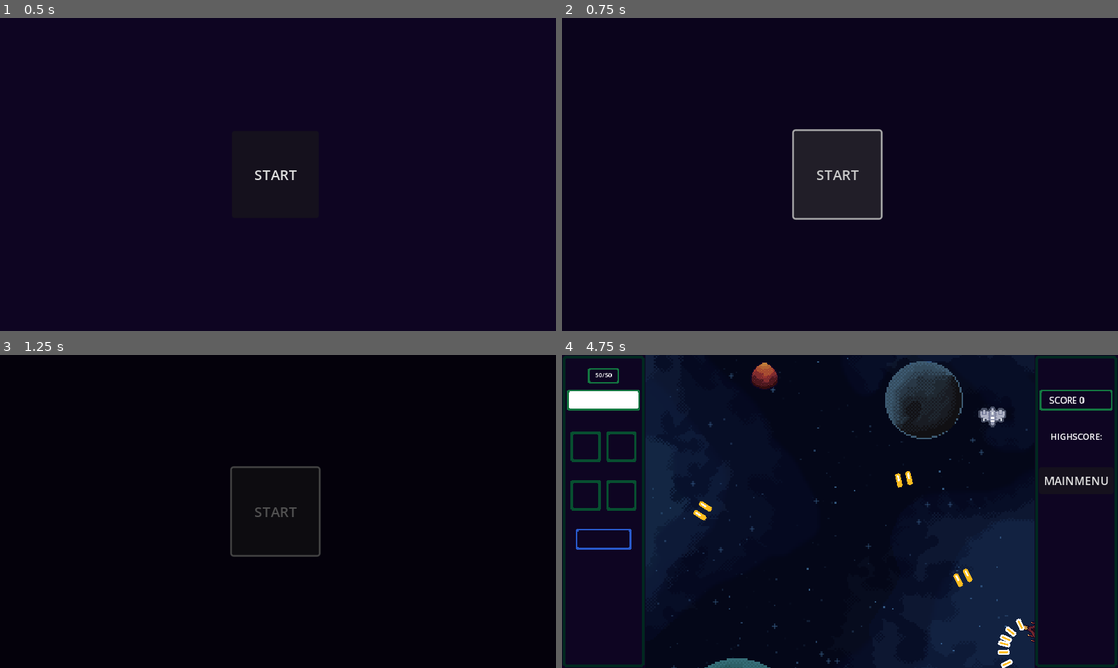
Above: before the commit, frames 1-4 (two rows, left to right).
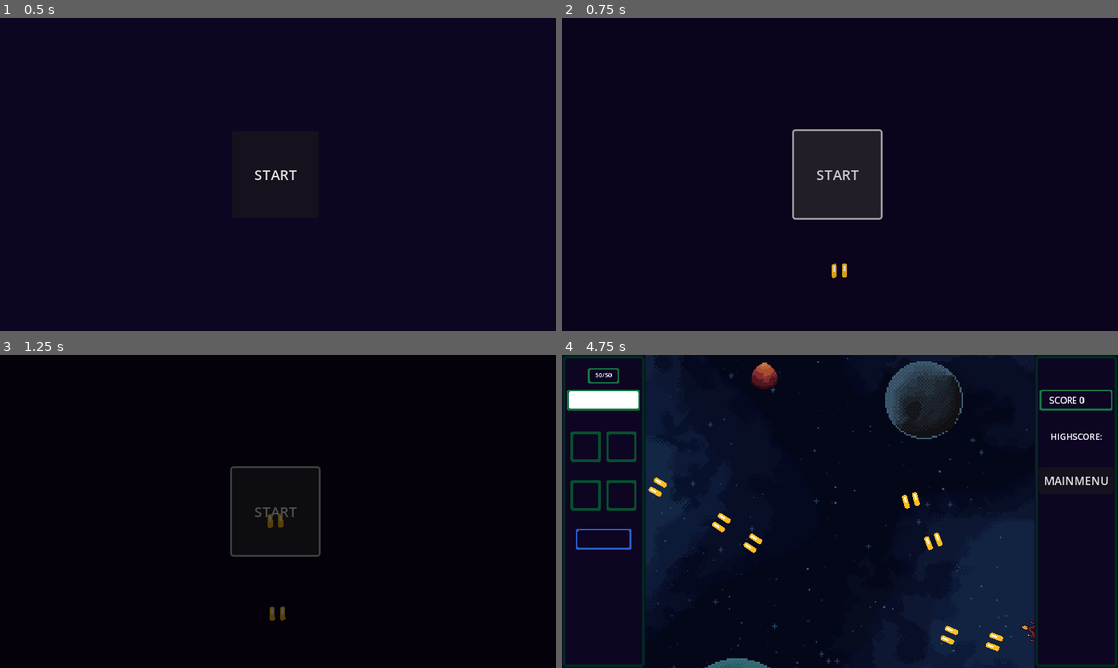
Above: after the commit, the same moments.

Repository: Deathofmatrix/23T3_GPG213_SHMUP
Game: Godot game, scene res://managers/scene_switcher.tscn
Two runs of this game, one before a commit and one after it. Both use one fixed random seed, a clock stepped at 60 frames per second and the inputs below. The engine's default icon, where the game draws it, is replaced by a stand-in: a white triangle on a blue panel in a dark square.
Inputs (mouse positions are in pixels of both pictures, inside the frame that each line leads up to):
- Up to frame 1 (0.5 s): no input
- Up to frame 2 (0.75 s): click "START" at 0.5 s
- Up to frame 3 (1.25 s): no input
- Up to frame 4 (4.75 s): click "START" at 1.25 s; move the mouse to (962, 495) at 2.02 s; press the mouse at (962, 495) at 2.03 s; hold D (right) 2.03-2.78 s; right-click (962, 495) at 2.3 s; move the mouse to (728, 527) at 2.77 s; release the mouse at (728, 527) at 2.78 s; hold S (down) 2.78-3.53 s; right-click (728, 527) at 2.85 s; click (728, 527) at 3.05 s; move the mouse to (895, 442) at 3.52 s; press the mouse at (895, 442) at 3.53 s; hold D (right) 3.53-4.28 s; right-click (895, 442) at 3.8 s; move the mouse to (812, 574) at 4.27 s; release the mouse at (812, 574) at 4.28 s; hold W (up) from 4.28 s (still down); right-click (812, 574) at 4.35 s; click (812, 574) at 4.55 s

Frame 1 is identical in both runs. In frame 2, less than 0.1% of the frame differs, in the area x 48-52%, y 78-84%; in frame 3, 0.2%; in frame 4, 1.2%, in the area x 15-84%, y 16-100%.

Commit message:
added and fixed scaling

Diff:
--- a/autoloads/event_manager.gd
+++ b/autoloads/event_manager.gd
@@ -1,4 +1,11 @@
 extends Node
+
+var difficulty_level: int = 1
 
 signal enemy_destroyed(global_position: Vector2, points: int)
 signal player_leveled_up()
+signal difficulty_level_changed(level: int)
+
+func increase_difficulty():
+	difficulty_level += 1
+	difficulty_level_changed.emit(difficulty_level)
--- a/enemies/enemy_spawner.gd
+++ b/enemies/enemy_spawner.gd
@@ -2,12 +2,10 @@
 
 signal enemy_killed
 
-@export var chance_to_spawn_enemy = 0.9
-@export var chance_to_spawn_2_enemy = 0.3
+@export var max_enemy_spawns = 1
 
 var enemy_scenes: Array = [
-	preload("res://enemies/follow_enemy.tscn")
-	]
+	preload("res://enemies/follow_enemy.tscn")]
 
 var min_x_spawn: float
 var max_x_spawn: float
@@ -16,26 +14,41 @@
 @onready var marker_max_x_spawn = $Markers/MarkerMaxXSpawn
 
 func _ready():
+	EventManager.connect("difficulty_level_changed", update_difficulty)
 	min_x_spawn = marker_min_x_spawn.position.x
 	max_x_spawn = marker_max_x_spawn.position.x
 
-func _process(_delta):
-	if round(Time.get_ticks_msec()/1000) > 120:
-		$CreationTimer.wait_time = 0.5
-	elif Time.get_ticks_msec()/1000 > 60:
-		$CreationTimer.wait_time = 1
+
+func create_enemy(enemy_index: int, _max_enemy_spawns: int):
+	for x in randi_range(0, _max_enemy_spawns):
+		var selected_position = Vector2(randf_range(min_x_spawn, max_x_spawn), 0)
+		var enemy = enemy_scenes[enemy_index].instantiate() as Enemy
+		enemy.position = selected_position
+		add_child(enemy)
 
 
-func create_enemy(enemy_index: int):
-	var selected_position = Vector2(randf_range(min_x_spawn, max_x_spawn), 0)
-	var enemy = enemy_scenes[enemy_index].instantiate() as Enemy
-	enemy.position = selected_position
-	add_child(enemy)
-
+func update_difficulty(difficulty_level: int):
+	print("difficulty level: " + str(difficulty_level))
+	match difficulty_level:
+		2:
+			max_enemy_spawns = 2
+		3:
+			max_enemy_spawns = 3
+		4:
+			max_enemy_spawns = 5
+		5:
+			max_enemy_spawns = 8
+		6:
+			pass
+		7:
+			pass
+		8:
+			pass
+		9:
+			pass
+		10:
+			pass
 
 
 func _on_creation_timer_timeout():
-	if randf_range(0,1) <= chance_to_spawn_enemy:
-		create_enemy(0)
-		if randf_range(0,1) <= chance_to_spawn_2_enemy:
-			create_enemy(0)
+	create_enemy(0, max_enemy_spawns)
--- a/enemies/follow_enemy.gd
+++ b/enemies/follow_enemy.gd
@@ -1,16 +1,20 @@
 class_name FollowEnemy
 extends Enemy
+
+var direction = Vector2(0,1)
 
 @export var movement_speed: int = 50
 @export var points = 100
 
 func _process(_delta):
-	var direction = Vector2(0,1)
-	direction.x = global_position.direction_to(GlobalPlayerInfo.player_position).x * 2
+	direction.x = global_position.direction_to(GlobalPlayerInfo.player_position).x * 1.5
+
+func _physics_process(_delta):
 	velocity = direction * movement_speed
 	move_and_slide()
 
-#
+
+
 func _on_health_system_killed():
 #	print(name + "killed")
 	EventManager.emit_signal("enemy_destroyed", global_position, points)
--- a/enemies/follow_enemy.tscn
+++ b/enemies/follow_enemy.tscn
@@ -29,7 +29,7 @@
 
 [node name="FollowEnemy" type="CharacterBody2D"]
 collision_layer = 4
-collision_mask = 3
+collision_mask = 7
 motion_mode = 1
 platform_on_leave = 2
 script = ExtResource("1_3qm14")
@@ -46,7 +46,7 @@
 shape = SubResource("RectangleShape2D_0h8my")
 
 [node name="HealthSystem" parent="." instance=ExtResource("3_qjubl")]
-max_health = 20
+max_health = 50
 wait_time = 0.1
 
 [node name="AnimationPlayer" type="AnimationPlayer" parent="."]
--- a/levels/Scenes/level_01.tscn
+++ b/levels/Scenes/level_01.tscn
@@ -14,6 +14,12 @@
 level_name = "main_menu"
 
 [node name="Camera2D" type="Camera2D" parent="."]
+
+[node name="ScalingInfo" type="Node2D" parent="."]
+
+[node name="DifficultyScalingTimer" type="Timer" parent="ScalingInfo"]
+wait_time = 60.0
+autostart = true
 
 [node name="HUDCanvas" type="CanvasLayer" parent="."]
 
@@ -49,6 +55,7 @@
 [node name="UpgradeSpawner" parent="." instance=ExtResource("8_ysjd3")]
 position = Vector2(0, -180)
 
+[connection signal="timeout" from="ScalingInfo/DifficultyScalingTimer" to="." method="_on_difficulty_scaling_timer_timeout"]
 [connection signal="score_increased" from="HUDCanvas/HUD" to="." method="_on_hud_score_increased"]
 [connection signal="pressed" from="HUDCanvas/Button" to="." method="_on_button_pressed"]
 [connection signal="player_health_updated" from="Player" to="HUDCanvas/HUD" method="_on_player_player_health_updated"]
--- a/levels/level.gd
+++ b/levels/level.gd
@@ -34,3 +34,8 @@
 
 func _on_player_player_killed():
 	load_level("game_over")
+
+
+func _on_difficulty_scaling_timer_timeout():
+	EventManager.increase_difficulty()
+	print("increase difficulty")
--- a/pickups/upgrades/upgrade_spawner.gd
+++ b/pickups/upgrades/upgrade_spawner.gd
@@ -38,7 +38,7 @@
 
 
 func assign_upgrade_type():
-	print("choosing upgrade")
+#	print("choosing upgrade")
 	var upgrade_choice = all_weapon_upgrades[randi() % all_weapon_upgrades.size()].instantiate()
-	print(upgrade_choice)
+#	print(upgrade_choice)
 	return upgrade_choice
--- a/pickups/xp/experience.tscn
+++ b/pickups/xp/experience.tscn
@@ -26,5 +26,6 @@
 autostart = true
 
 [node name="VisibleOnScreenNotifier2D" type="VisibleOnScreenNotifier2D" parent="."]
+scale = Vector2(3, 3)
 
 [connection signal="screen_exited" from="VisibleOnScreenNotifier2D" to="." method="_on_visible_on_screen_notifier_2d_screen_exited"]
--- a/pickups/xp/xp_spawner.gd
+++ b/pickups/xp/xp_spawner.gd
@@ -8,7 +8,7 @@
 	EventManager.connect("enemy_destroyed", spawn_xp)
 
 func spawn_xp(pos, _points):
-#	if randi_range(0,10) <= 4: return
+	if randi_range(0,10) <= 4: return
 
 	var xp = ExperienceScene.instantiate()
 	xp.position = pos
--- a/player/player.gd
+++ b/player/player.gd
@@ -23,20 +23,20 @@
 @onready var animation_player = $AnimationPlayer
 @onready var current_weapons = %CurrentWeapons
 
+
 func _ready():
 	weapons.append(current_weapons.get_child(0))
 	GlobalPlayerInfo.player = self
 	health_system.change_max_health(starting_max_health)
 
-
 func _process(_delta):
 	GlobalPlayerInfo.player_position = global_position
 	lock_player_to_screen()
 	give_invulnerability()
-	if Input.is_action_just_pressed("secondary_action"):
-		var shotgun = Shotgun.instantiate()
-#		print(shotgun)
-		add_weapon(shotgun)
+#	if Input.is_action_just_pressed("secondary_action"):
+#		health_system.change_max_health(200)
+#	if Input.is_action_just_pressed("primary_action"):
+#		health_system.change_max_health(100)
 
 func _physics_process(delta):
 
@@ -107,7 +107,6 @@
 
 
 func _on_hit_box_body_entered(_body):
-#	print("playerhit")
 	health_system.handle_damage(10)
 
 
@@ -136,5 +135,4 @@
 
 func _on_upgrade_collector_area_entered(area):
 	var upgrade_type: Weapon = area.upgrade_collected()
-#	print(upgrade_type.weapon_name)
 	add_weapon(upgrade_type)
--- a/player/resources/health_system.gd
+++ b/player/resources/health_system.gd
@@ -24,11 +24,12 @@
 
 func change_max_health(amount):
 	if amount >= max_health:
+		var new_health = health + amount - max_health
 		max_health = amount
-		health += amount - max_health
+		health = new_health
 	elif amount < max_health:
 		max_health = amount
-		if health >= max_health:
+		if health > max_health:
 			health = max_health
 		print("changed Max Health to a lower value")
 	max_health_updated.emit(max_health)
--- a/player/xp_manager.gd
+++ b/player/xp_manager.gd
@@ -16,7 +16,7 @@
 # the required xp for the first level is 11
 
 func get_required_xp(level):
-	return round(pow(level, 1.8) + level * 4)
+	return round(pow(level, 1.2) + level * 7)
 
 
 func gain_xp(amount):
--- a/weapons/weapon.gd
+++ b/weapons/weapon.gd
@@ -10,8 +10,9 @@
 
 
 func _process(_delta):
-	if Input.is_action_pressed("primary_action"):
-		shoot_bullet()
+	shoot_bullet()
+#	if Input.is_action_pressed("primary_action"):
+#		shoot_bullet()
 
 func shoot_bullet():
 	pass
